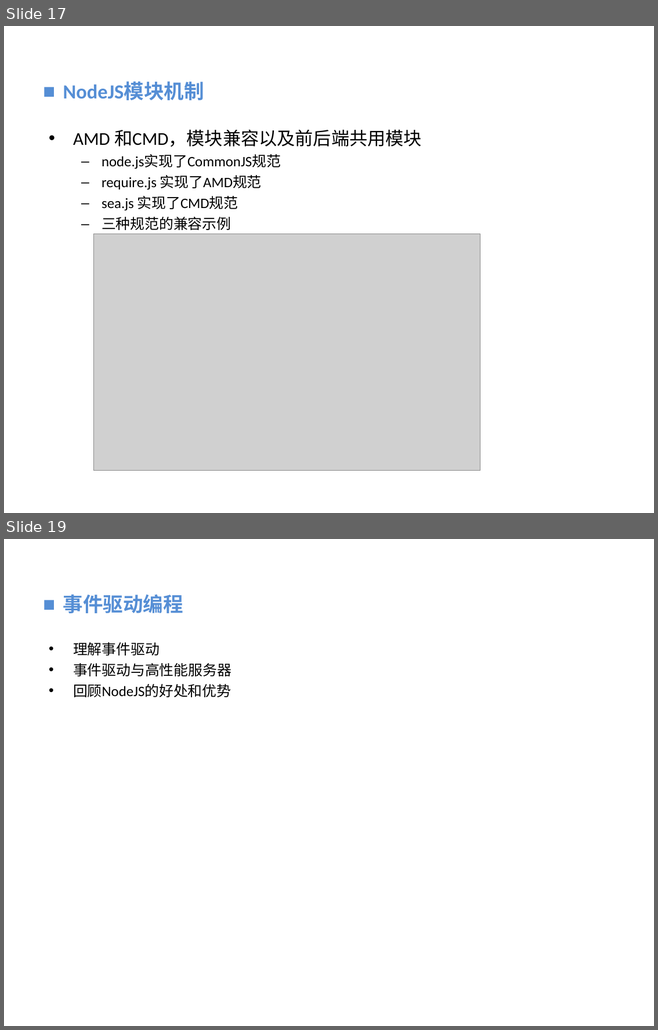
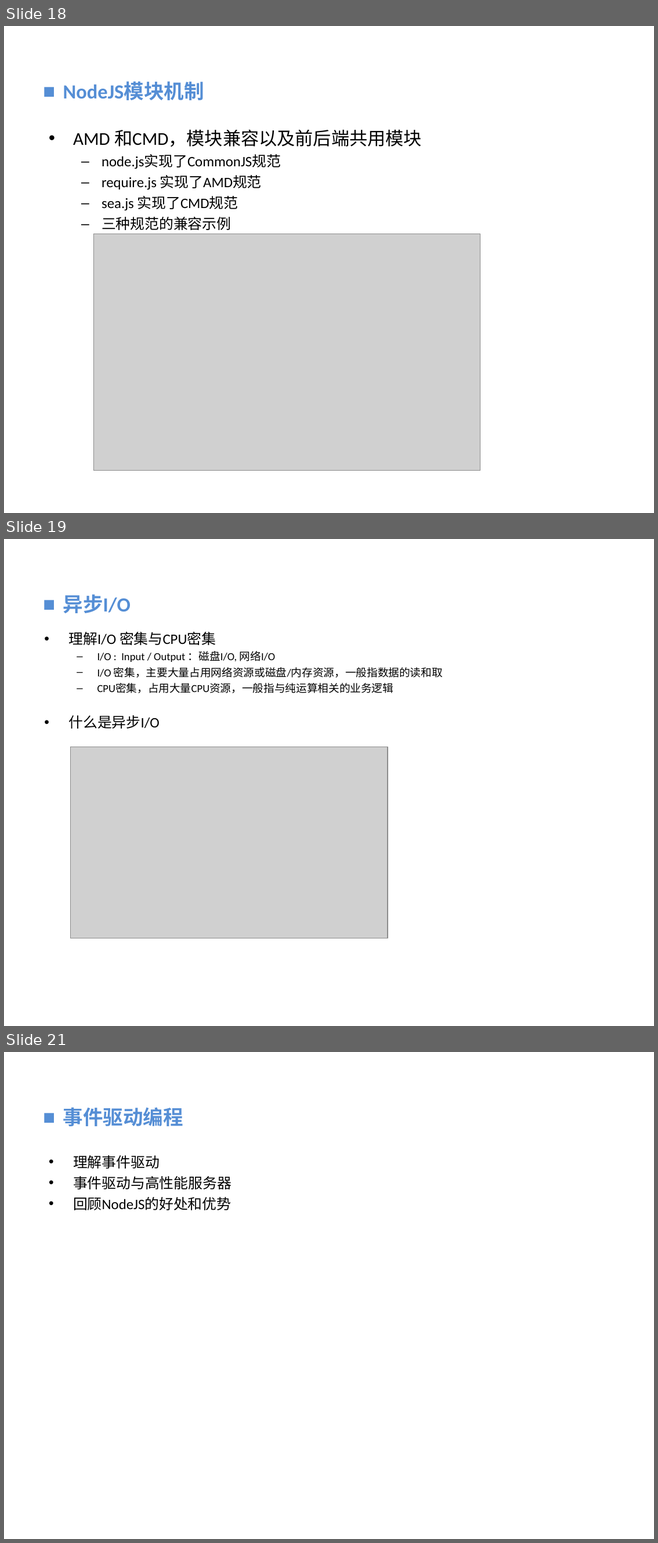
Before and after one commit to vaik/Documents, a slide deck: 我的分享/NodeJS基础概念理解.ppt. Shown one above the other, each under a label of ours: slides 17 and 19 before the commit, slides 18, 19 and 21 after it; the slides between them are not shown. The pictures are 658x1030 and 658x1543 pixels, drawn with LibreOffice and Linux fonts; fonts in the diff are those of the drawing; grey boxes stand for pictures; background and template pictures are left out. Boxes give left, top, right and bottom in pixels: in the first picture for what was removed or moved away, otherwise in the second. Text is boxed around its words. In the diff, an @@ line names an element or a change of style, - is before the commit and + after.

```diff
--- a/我的分享/NodeJS基础概念理解.ppt
+++ b/我的分享/NodeJS基础概念理解.ppt
@@ slide 19 added at (4,539,654,1026), background picture (left out) @@
@@ text added at (63,594,130,613), 22.2 pt, text #558ED5, bold @@
+■ 异步I/O
@@ text added at (69,632,442,729), 12 pt, text #000000 @@
+• 理解I/O 密集与CPU密集
+  – I/O : Input / Output ：磁盘I/O, 网络I/O
+  – I/O 密集，主要大量占用网络资源或磁盘/内存资源，一般指数据的读和取
+  – CPU密集，占用大量CPU资源，一般指与纯运算相关的业务逻辑
+• 什么是异步I/O
@@ picture added at (70,747,387,939) @@
@@ what was slide 17 is now slide 18 @@
@@ what was slide 19 is now slide 21 @@
```
Also in this commit, not shown: 3 slides changed, 2 other slides added, 2 slides removed.
